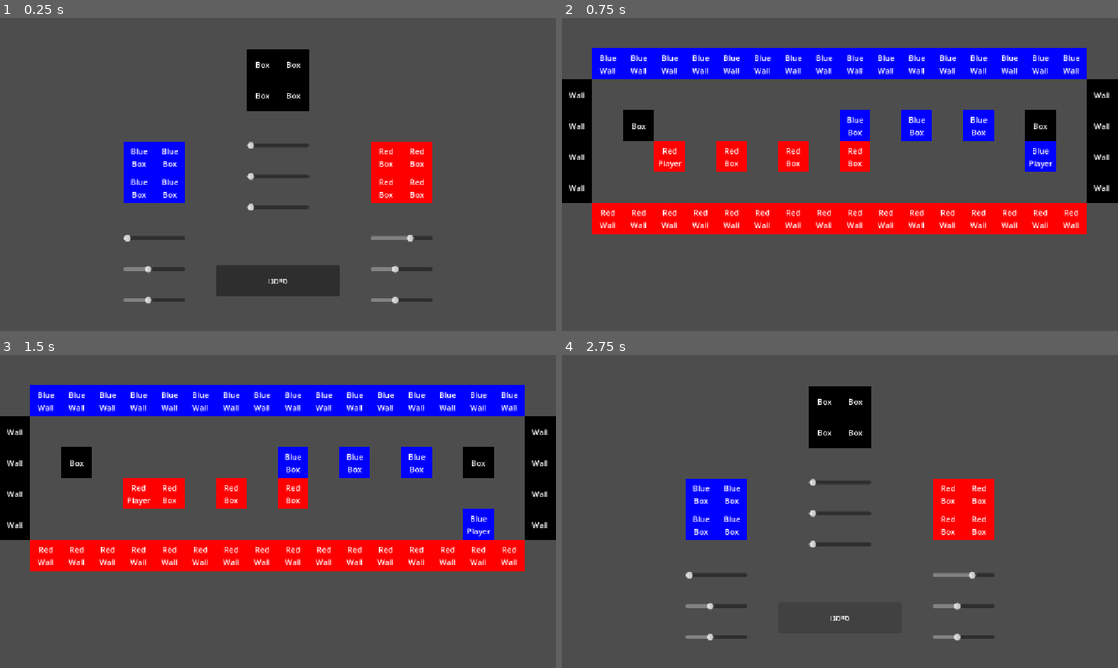
Above: before the commit, frames 1-4 (two rows, left to right).
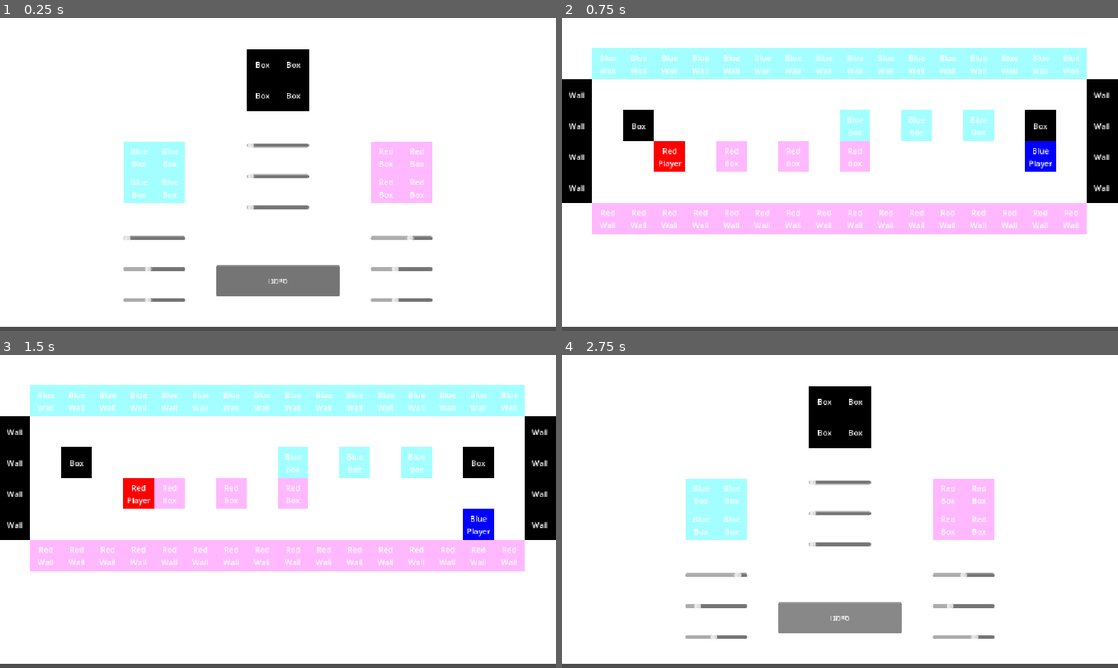
Above: after the commit, the same moments.

Repository: djohoe28/ggj-2026
Game: Godot game, scene res://scenes/game.tscn
The game is run twice, just before and just after one commit, with the same random seed, the same clock (stepped at 60 frames per second) and the same inputs.
Inputs:
- Up to frame 1 (0.25 s): no input
- Up to frame 2 (0.75 s): click "סיימנו" at 0.5 s
- Up to frame 3 (1.5 s): tap Enter at 1.25 s; hold D (p1_right) from 1.28 s (still down); tap Down (p2_down) at 1.35 s
- Up to frame 4 (2.75 s): tap R (restart) at 2 s; release D (p1_right) at 2.03 s; hold S (p1_down) from 2.03 s (still down); tap Left (p2_left) at 2.1 s

The runs differ from the first frame. In frame 1, 96% of the frame differs, in the area x 0-100%, y 0-99%; in frame 2, 92%; in frame 3, 92%; in frame 4, 96%.

Commit message:
Select colors

Diff:
--- a/scenes/game.tscn
+++ b/scenes/game.tscn
@@ -4,8 +4,21 @@
 [ext_resource type="Script" uid="uid://duusk8mnnqfo7" path="res://scripts/game.gd" id="1_yqjtg"]
 [ext_resource type="PackedScene" uid="uid://q1xf6auc6u0v" path="res://scenes/calibration.tscn" id="3_lnu2h"]
 
+[sub_resource type="Gradient" id="Gradient_lnu2h"]
+colors = PackedColorArray(1, 1, 1, 1, 1, 1, 1, 1)
+
+[sub_resource type="GradientTexture1D" id="GradientTexture1D_lbhrr"]
+gradient = SubResource("Gradient_lnu2h")
+
 [node name="Game" type="Node2D" unique_id=1227616372]
 script = ExtResource("1_yqjtg")
+blue = Color(0.637, 1.8, 1.82, 1)
+red = Color(1.18, 0.72, 0.996, 1)
+
+[node name="Sprite2D" type="Sprite2D" parent="." unique_id=1913173648]
+position = Vector2(576, 319.75)
+scale = Vector2(4.5, 640.49994)
+texture = SubResource("GradientTexture1D_lbhrr")
 
 [node name="TileMapLayer" type="TileMapLayer" parent="." unique_id=1934974460]
 visible = false
